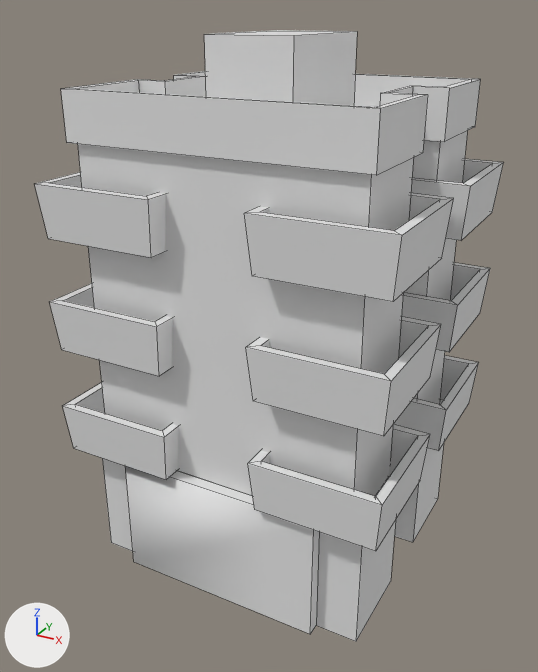
Before and after pictures for a commit that changed the FBX model assets/model_scene/Model/House/Build04.fbx.
Rendered twice from a 50 mm lens placed at (4.38, -8.36, 7.24), pointed at (-0.09, -0.24, 3.18). The lights are fixed; the arrows at lower left show +X, +Y and +Z. Mesh edges are drawn as thin lines. Where no turn or scale is listed for an object, it has been applied to the vertices.

Objects in the first picture: 'Building04'.
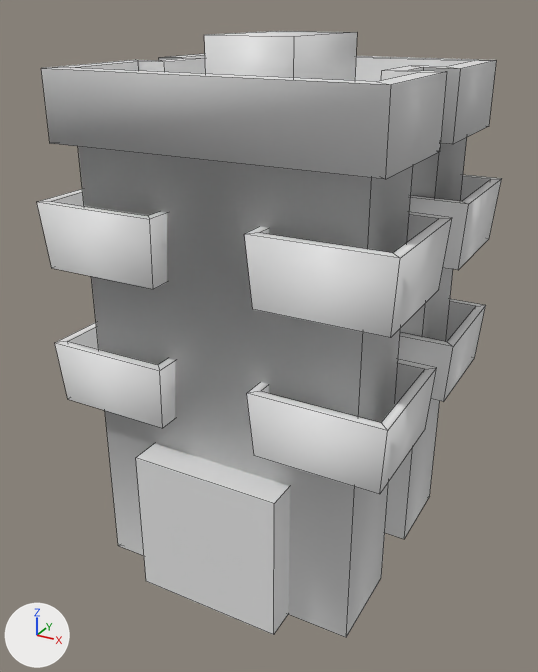
Location of each change, [x1, y1, x2, y2] in pixels of the pictures (538 x 672 px; the box of a moved part takes in the faces that stretch with it):
'Building04', reshaped: before [35, 30, 504, 641]; after [37, 31, 502, 637]
part 1 of me_building04, moved or reshaped: before [411, 159, 504, 240]; after [409, 175, 502, 270]
part 2 of me_building04, moved or reshaped: before [393, 355, 479, 451]; after [398, 299, 486, 402]
part 3 of me_building04, moved or reshaped: before [35, 172, 166, 258]; after [37, 189, 167, 289]
part 4 of me_building04, moved or reshaped: before [63, 382, 179, 480]; after [55, 322, 175, 428]
part 5 of me_building04, moved or reshaped: before [244, 193, 454, 302]; after [244, 212, 452, 338]
part 6 of me_building04, moved or reshaped: before [248, 425, 430, 551]; after [247, 359, 437, 494]
part 7 of me_building04, rebuilt: before [78, 131, 468, 496]; after [41, 54, 497, 637]
part 8 of me_building04, deleted: before [402, 263, 490, 352]
part 9 of me_building04, deleted: before [246, 316, 441, 436]
part 10 of me_building04, deleted: before [50, 283, 173, 376]
part 11 of me_building04, cut back: before [102, 443, 444, 641]; after [136, 443, 290, 635]
part 12 of me_building04, cut back: before [61, 30, 480, 175]; after [204, 31, 357, 80]

The change in detail:
me_building04 is used by ob_building04; location (0.0, 0.0, 0.0).
me_building04 had 322 vertices, 276 faces and spanned x -2.26..2.26, y -2.01..2.01, z 0.0..6.98.
me_building04 now has 232 vertices, 200 faces and spans x -2.26..2.26, y -2.1..2.01, z 0.0..6.98.
me_building04 part 1: the loose piece of 16 vertices spanning x 0.6..2.26, y 0.34..2.01, z 4.68..5.35 is scaled about its middle by (1, 1, 1.23), then moved by (0.0, 0.0, -0.3).
me_building04 part 2: the loose piece of 16 vertices spanning x 0.6..2.26, y 0.34..2.01, z 1.7..2.38 is scaled about its middle by (1, 1, 1.23), then moved by (0.0, 0.0, 0.84).
me_building04 part 3: the loose piece of 16 vertices spanning x -2.26..-0.6, y -2.01..-0.34, z 4.68..5.35 is scaled about its middle by (1, 1, 1.23), then moved by (0.0, 0.0, -0.3).
me_building04 part 4: the loose piece of 16 vertices spanning x -2.26..-0.6, y -2.01..-0.34, z 1.7..2.38 is scaled about its middle by (1, 1, 1.23), then moved by (0.0, 0.0, 0.84).
me_building04 part 5: the loose piece of 16 vertices spanning x 0.6..2.26, y -2.01..-0.34, z 4.68..5.35 is scaled about its middle by (1, 1, 1.23), then moved by (0.0, 0.0, -0.3).
me_building04 part 6: the loose piece of 16 vertices spanning x 0.6..2.26, y -2.01..-0.34, z 1.7..2.38 is scaled about its middle by (1, 1, 1.23), then moved by (0.0, 0.0, 0.84).
me_building04 part 7: the loose piece of 24 vertices spanning x -1.82..1.82, y -1.69..1.69, z 1.68..5.99 is rebuilt with 72 vertices and now spans x -2.04..2.04, y -1.91..1.91, z 0.0..6.64.
me_building04 part 8: the loose piece of 16 vertices spanning x 0.6..2.26, y 0.34..2.01, z 3.19..3.87 is deleted.
me_building04 part 9: the loose piece of 16 vertices spanning x 0.6..2.26, y -2.01..-0.34, z 3.19..3.87 is deleted.
me_building04 part 10: the loose piece of 16 vertices spanning x -2.26..-0.6, y -2.01..-0.34, z 3.19..3.87 is deleted.
Part 11, on me_building04:
50 vertices are removed from x -1.95..2.01, y -1.86..1.86, z 0.0..1.72.
45 faces are deleted.
16 vertices are added at x -1.0..2.01, y -2.1..2.01, z 0.01..2.01.
8 new vertices lie (2.0, 0.0, 0.0) away from vertices in x -1.0, y -2.1..2.01, z 0.01..2.01.
10 new faces join them.
Part 12, on me_building04:
48 vertices are removed from x -1.92..1.89, y -1.77..1.77, z 5.82..6.42.
50 faces are deleted.
8 vertices move within x -0.57..0.55, y -0.85..0.85, z 5.96..6.98.
me_building04 part 13: the surface is now shaded smooth.
